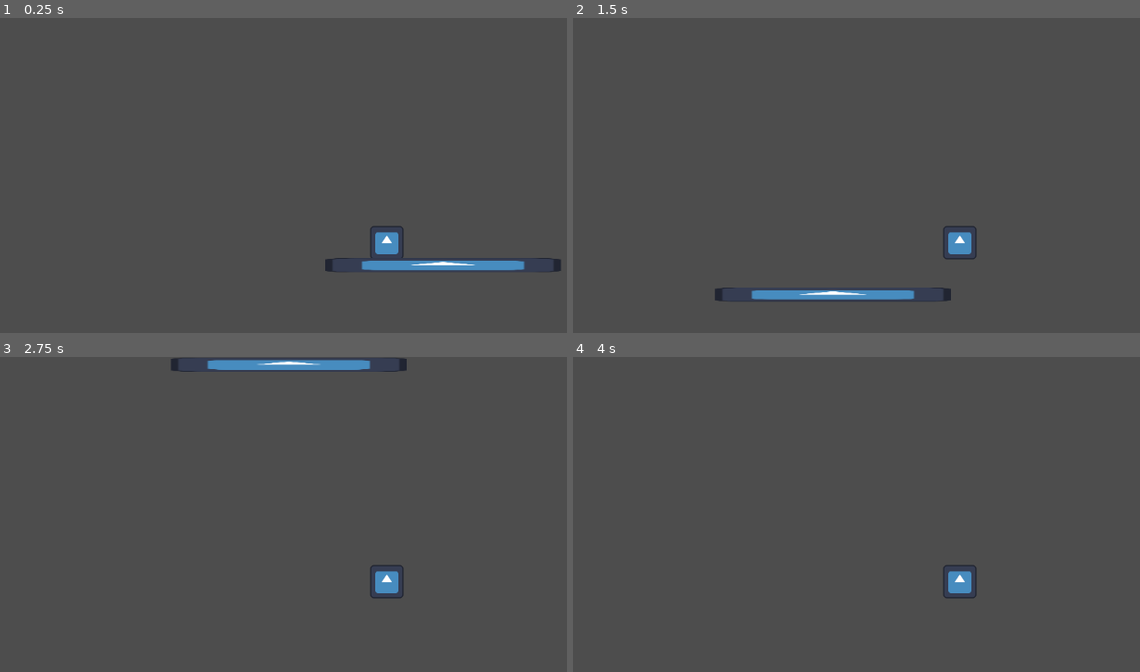
Above: before the commit, frames 1-4 (two rows, left to right).
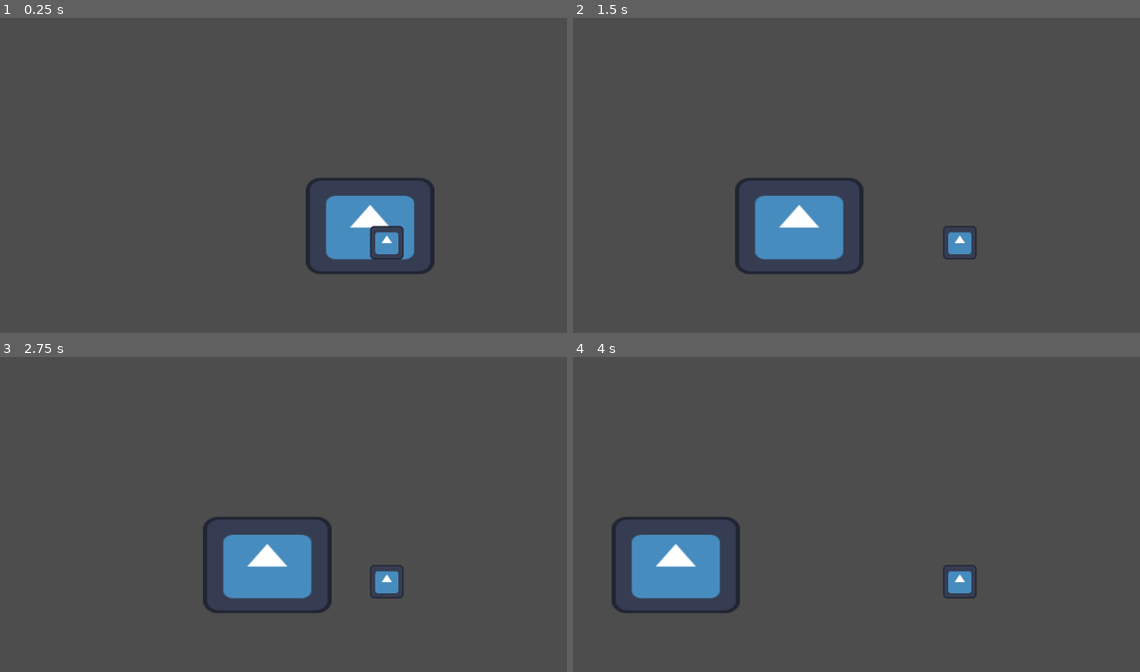
Above: after the commit, the same moments.

Repository: PabloMakesStuff/Projekat_skola
Game: Godot game, scene res://main.tscn
Same seed, same stepped clock (60 frames per second), same inputs: the game is played once before the commit and once after it. The engine's default icon, where the game draws it, is replaced by a stand-in: a white triangle on a blue panel in a dark square.
Inputs:
- Up to frame 1 (0.25 s): no input
- Up to frame 2 (1.5 s): tap Enter (ui_accept) at 0.5, 0.6, 0.77, 1.07, 1.35 s; hold Right (ui_right) from 0.53 s (still down)
- Up to frame 3 (2.75 s): tap Enter (ui_accept) at 1.52, 1.82, 2.1 s; release Right (ui_right) at 2.03 s; hold Left (ui_left) from 2.03 s (still down)
- Up to frame 4 (4 s): release Left (ui_left) at 2.78 s; hold Right (ui_right) from 2.78 s (still down); tap Enter (ui_accept) at 2.85, 3.02, 3.32, 3.6, 3.77 s

The runs differ from the first frame. In frame 1, 4.4% of the frame differs, in the area x 53-99%, y 50-82%; in frame 2, 5.1%; in frame 3, 5.3%, in the area x 30-72%, y 0-82%; in frame 4, 4.0%.

Commit message:
Dodat grid based movement

Diff:
--- a/character_body_2d.gd
+++ b/character_body_2d.gd
@@ -1,25 +1,27 @@
 extends CharacterBody2D
 
 
-const SPEED = 300.0
-const JUMP_VELOCITY = -400.0
+var CurrPos = Vector2()
+var move_cooldown = 0.15
+var time_since_move = 0.0
 
+func _physics_process(delta):
+	time_since_move += delta
+	if time_since_move >= move_cooldown:
+		if Input.is_action_pressed("ui_right"):
+			CurrPos.x += 32
+			time_since_move = 0
 
-func _physics_process(delta: float) -> void:
-	# Add the gravity.
-	if not is_on_floor():
-		velocity += get_gravity() * delta
+		elif Input.is_action_pressed("ui_left"):
+			CurrPos.x -= 32
+			time_since_move = 0
 
-	# Handle jump.
-	if Input.is_action_just_pressed("ui_accept") and is_on_floor():
-		velocity.y = JUMP_VELOCITY
+		elif Input.is_action_pressed("ui_down"):
+			CurrPos.y += 32
+			time_since_move = 0
 
-	# Get the input direction and handle the movement/deceleration.
-	# As good practice, you should replace UI actions with custom gameplay actions.
-	var direction := Input.get_axis("ui_left", "ui_right")
-	if direction:
-		velocity.x = direction * SPEED
-	else:
-		velocity.x = move_toward(velocity.x, 0, SPEED)
+		elif Input.is_action_pressed("ui_up"):
+			CurrPos.y -= 32
+			time_since_move = 0
 
-	move_and_slide()
+	self.position = CurrPos
--- a/main.tscn
+++ b/main.tscn
@@ -3,13 +3,22 @@
 [ext_resource type="Script" uid="uid://cy4dg7nm7xini" path="res://character_body_2d.gd" id="1_0xm2m"]
 [ext_resource type="Texture2D" uid="uid://c4nflc00n43sj" path="res://icon.svg" id="2_h2yge"]
 
+[sub_resource type="TileSet" id="TileSet_0xm2m"]
+
 [sub_resource type="RectangleShape2D" id="RectangleShape2D_1bvp3"]
 size = Vector2(50, 49)
 
-[sub_resource type="RectangleShape2D" id="RectangleShape2D_lquwl"]
-size = Vector2(367, 20)
+[node name="Node2D" type="Node2D"]
 
-[node name="Node2D" type="Node2D"]
+[node name="TileMap" type="TileMap" parent="."]
+scale = Vector2(1.32551, 1.09541)
+tile_set = SubResource("TileSet_0xm2m")
+rendering_quadrant_size = 32
+format = 2
+
+[node name="Sprite2D" type="Sprite2D" parent="TileMap"]
+scale = Vector2(1.17579, 1.07529)
+texture = ExtResource("2_h2yge")
 
 [node name="CharacterBody2D" type="CharacterBody2D" parent="."]
 script = ExtResource("1_0xm2m")
@@ -24,15 +33,3 @@
 [node name="CollisionShape2D" type="CollisionShape2D" parent="CharacterBody2D"]
 position = Vector2(26, 25.5)
 shape = SubResource("RectangleShape2D_1bvp3")
-
-[node name="StaticBody2D" type="StaticBody2D" parent="."]
-position = Vector2(30, 73)
-
-[node name="Sprite2D" type="Sprite2D" parent="StaticBody2D"]
-position = Vector2(83.5, 1)
-scale = Vector2(2.86719, 0.175781)
-texture = ExtResource("2_h2yge")
-
-[node name="CollisionShape2D" type="CollisionShape2D" parent="StaticBody2D"]
-position = Vector2(84.5, 0)
-shape = SubResource("RectangleShape2D_lquwl")
